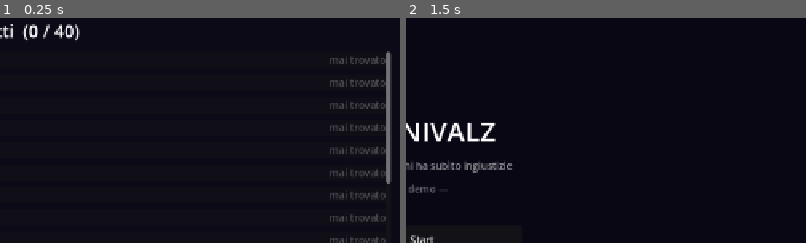
Above: before the commit, frames 1-2 (left to right).
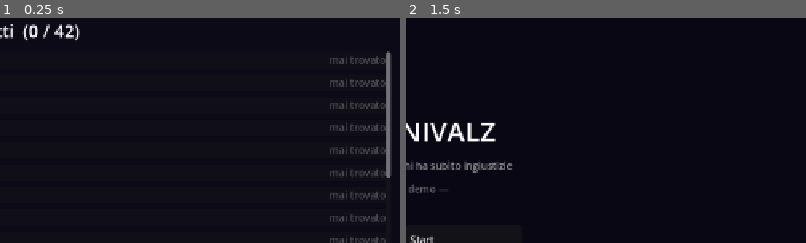
Above: after the commit, the same moments.

Repository: Rio-Chico-Devs/Carnivalz
Game: Godot game, scene res://scenes/Compendio.tscn
Same seed, same stepped clock (60 frames per second), same inputs: the game is played once before the commit and once after it. This scene is started directly instead of the project's main scene.
Inputs (mouse positions are % of the whole screen's width and height, from its top left):
- Up to frame 1 (0.25 s): no input
- Up to frame 2 (1.5 s): tap Enter at 0.5 s; move the mouse to (72, 45) at 0.52 s; click (72, 45) at 0.67 s; click "Torna al menu" at 1.25 s
The pictures show only the part of the screen within x 48-98%, y 5-55%; the shares and areas given below are measured in that part.

The runs differ from the first frame. In frame 1, 0.1% of the frame differs, in the area x 16-98%, y 3-74%; in frame 2, nothing differs.

Commit message:
Nuovo sistema di accessori equipaggiabili; finale alternativo per la manifestazione
- GameState: nuovo inventario "accessori" (equipaggiamento posseduto, non
  consumabile) + accessorio_equipaggiato (uno alla volta), persistiti nel
  salvataggio, azzerati a nuova partita come il resto dell'inventario.
  equipaggia_accessorio()/rimuovi_accessorio()/consuma_accessorio_equipaggiato().
- Compendio.gd: bottone Equipaggia/Rimuovi sugli accessori posseduti
  (Collezione.aggiungi_scheda() accetta ora un controllo extra opzionale).
- Combattimento.gd: effetto_equipaggiato letto una volta in _ready().
  "scudo_primo_stato" (Pietra Quieta): respinge il primo stato subito nello
  scontro, immunizza da quello stato per il resto (resistenza_di() +
  immunita_temporanea per combattente), si consuma quando scatta.
  "resurrezione_dimezzata" (Ricordo del Passato): chi morirebbe torna in
  vita a meta' hp invece del KO, una volta per combattimento, poi si
  spezza.
- Tartaruga Innocente: risparmiarla lascia cadere la Pietra Quieta
  (risparmia() ora supporta un campo "oggetto").
- Manifestazione di un sogno: il suo gesto finale ("Chiamata di Morfeo")
  applica lo stato sonno con applica_stato() invece di uccidere
  direttamente. Senza protezione e' game over come prima. Con la Pietra
  Quieta equipaggiata, il primo tentativo viene respinto (l'accessorio si
  rompe), il secondo fallisce per l'immunita' residua, e lei si dissolve in
  un vortice di rabbia: vittoria alternativa che paga l'xp del boss della
  zona piu' un Ricordo del Passato garantito.

Diff:
--- a/data/oggetti.json
+++ b/data/oggetti.json
@@ -259,6 +259,20 @@
 			"effetto": {
 				"stress": -20
 			}
+		},
+		{
+			"id": "pietra_quieta",
+			"nome": "Pietra Quieta",
+			"tipo": "accessorio",
+			"descrizione": "Una pietra liscia e fredda, lasciata cadere da una tartaruga che hai scelto di risparmiare. Sembra assorbire la prima cosa brutta che ti capita, in ogni scontro.",
+			"effetto_equipaggiato": { "tipo": "scudo_primo_stato" }
+		},
+		{
+			"id": "ricordo_del_passato",
+			"nome": "Ricordo del Passato",
+			"tipo": "accessorio",
+			"descrizione": "Un oggetto che porta con sé il peso di qualcosa che non c'è più. Si spezza per riportarti in vita, una volta sola.",
+			"effetto_equipaggiato": { "tipo": "resurrezione_dimezzata" }
 		}
 	]
 }
--- a/data/personaggi.json
+++ b/data/personaggi.json
@@ -645,7 +645,8 @@
 			"risparmio": {
 				"legame": 10,
 				"stress": -15,
-				"testo": "Decidi di lasciarla andare. Non c'era nessuna ragione di combatterla."
+				"oggetto": "pietra_quieta",
+				"testo": "Decidi di lasciarla andare. Non c'era nessuna ragione di combatterla. Sul terreno, dove si trovava, resta una pietra liscia e fredda."
 			}
 		},
 		{
@@ -675,6 +676,11 @@
 				"testo_fatale_manifestazione": "La manifestazione ti ricorda una persona di un lontano passato...",
 				"testo_fatale_protagonista": "Sei... davvero tu? Pensavo di averti perso per sempre...",
 				"testo_fatale_bacio": "La manifestazione bacia la fronte del protagonista.",
+				"testo_scudo_rotto": "La pietra quieta, nella tua tasca, trema e si spacca in mille pezzi: il sonno che ti stava per travolgere si dissolve.",
+				"testo_morfeo_fallito": "Ci riprova, ma il sonno non riesce più a toccarti. Per la prima volta, sembra confusa.",
+				"testo_vortice_rabbia": "La manifestazione ti fissa, incredula. Poi la sua forma si sfalda, risucchiata in un vortice di rabbia che esplode e la disperde per sempre.",
+				"xp_vittoria_alternativa": 40,
+				"oggetto_vittoria_alternativa": "ricordo_del_passato",
 				"prima_fuga_fallisce": true,
 				"testo_fuga_fallita": "La creatura sembra triste... non vuole lasciarti."
 			},
--- a/scripts/Collezione.gd
+++ b/scripts/Collezione.gd
@@ -56,7 +56,7 @@
 
 # --- helper per le schede ---
 
-func aggiungi_scheda(titolo: String, sottotitolo: String, corpo: String, colore: Color, sbloccata: bool) -> void:
+func aggiungi_scheda(titolo: String, sottotitolo: String, corpo: String, colore: Color, sbloccata: bool, extra: Control = null) -> void:
 	var pannello := PanelContainer.new()
 	pannello.size_flags_horizontal = Control.SIZE_EXPAND_FILL
 	if not sbloccata:
@@ -82,6 +82,8 @@
 		etichetta_corpo.autowrap_mode = TextServer.AUTOWRAP_WORD_SMART
 		etichetta_corpo.modulate = Color(1, 1, 1, 0.82)
 		v.add_child(etichetta_corpo)
+	if extra != null:
+		v.add_child(extra)
 	lista.add_child(pannello)
 
 func colore_rarita(rarita: String) -> Color:
--- a/scripts/Combattimento.gd
+++ b/scripts/Combattimento.gd
@@ -65,6 +65,7 @@
 var incontro_paralisi_attiva := false
 var incontro_tentativi_fuga := 0
 var incontro_turni_inerti := 0
+var incontro_tentativi_morfeo := 0
 
 # dialogo_soglia_hp: un nemico puo' dichiarare un hp_soglia e un testo che
 # compare una sola volta, alla prima discesa sotto quella soglia.
@@ -74,6 +75,16 @@
 # certo alleato (es. una sua evocazione) ne aumenta l'attacco - il goblin
 # arrabbiato del tutorial diventa piu' pericoloso ogni goblin tipico che cade.
 var portatore_rabbia: Dictionary = {}
+
+# Accessorio equipaggiato (GameState.accessorio_equipaggiato): effetto
+# passivo attivo per l'intero combattimento, letto una volta in _ready().
+# "scudo_primo_stato": respinge il primo stato subito nello scontro e
+# immunizza da quello stato per il resto (Combattimento.applica_stato()).
+# "resurrezione_dimezzata": chi morirebbe torna in vita a meta' hp, una
+# sola volta per combattimento (Combattimento._su_ko()).
+var effetto_accessorio: Dictionary = {}
+var scudo_primo_stato_pronto := false
+var resurrezione_pronta := false
 
 # Il primo nemico (il boss, o il primo di un gruppo comune) resta sempre al
 # centro del campo; chi si aggiunge dopo (altri della stessa imboscata, o
@@ -82,6 +93,10 @@
 var prossimo_lato_nemico := "destra"
 
 func _ready() -> void:
+	if GameState.accessorio_equipaggiato != "":
+		effetto_accessorio = GameState.dati_oggetto(GameState.accessorio_equipaggiato).get("effetto_equipaggiato", {})
+		scudo_primo_stato_pronto = effetto_accessorio.get("tipo", "") == "scudo_primo_stato"
+		resurrezione_pronta = effetto_accessorio.get("tipo", "") == "resurrezione_dimezzata"
 	for id_classe in GameState.party:
 		aggiungi_combattente(id_classe, true)
 	for id_nemico in GameState.nemici_combattimento:
@@ -203,6 +218,7 @@
 		"giocatore": giocatore,
 		"stati": [],
 		"stati_attivi": {},
+		"immunita_temporanea": [],
 		"buffs": [],
 		"volte_studiato": 0,
 		"combustione": combustione,
@@ -494,6 +510,10 @@
 		for alleato in vivi(true):
 			alleato.stress = clampi(alleato.stress + int(dati_risparmio.stress), 0, 100)
 			aggiorna_scheda(alleato)
+	if dati_risparmio.has("oggetto"):
+		var id_oggetto := String(dati_risparmio.oggetto)
+		if GameState.aggiungi_oggetto(id_oggetto):
+			scrivi("[b]Ottieni:[/b] %s." % String(GameState.dati_oggetto(id_oggetto).get("nome", id_oggetto)))
 	bersaglio.risparmiato = true
 	bersaglio.hp = 0
 	aggiorna_scheda(bersaglio)
@@ -587,15 +607,46 @@
 	esegui_scena_fatale(dati_incontro)
 
 func esegui_scena_fatale(dati_incontro: Dictionary) -> void:
-	# l'incontro si e' trascinato troppo senza fuggire: lei chiude la scena
-	# con un gesto affettuoso, e letale
+	# "Chiamata di Morfeo": il suo gesto finale, letale, a meno che qualcosa
+	# non ti protegga dal sonno che porta con se' (es. la Pietra Quieta)
+	incontro_tentativi_morfeo += 1
 	scrivi("[i]%s[/i]" % String(dati_incontro.get("testo_fatale_manifestazione", "")))
 	var protagonisti_vivi := vivi(true)
-	var nome_protagonista: String = String(protagonisti_vivi[0].nome) if not protagonisti_vivi.is_empty() \
-			else String(GameState.personaggi.get(GameState.id_protagonista, {}).get("nome", "Anonimo"))
-	scrivi("%s: \"%s\"" % [nome_protagonista, String(dati_incontro.get("testo_fatale_protagonista", ""))])
-	scrivi("[i]%s[/i]" % String(dati_incontro.get("testo_fatale_bacio", "")))
-	sconfitta_scriptata()
+	if protagonisti_vivi.is_empty():
+		return
+	var bersaglio: Dictionary = protagonisti_vivi[0]
+	var nome_protagonista: String = String(bersaglio.nome)
+	var scudo_prima := scudo_primo_stato_pronto
+	applica_stato(bersaglio, "sonno")
+	if ha_stato_attivo(bersaglio, "sonno"):
+		# lo stato ha attecchito per davvero: game over, come sempre
+		scrivi("%s: \"%s\"" % [nome_protagonista, String(dati_incontro.get("testo_fatale_protagonista", ""))])
+		scrivi("[i]%s[/i]" % String(dati_incontro.get("testo_fatale_bacio", "")))
+		sconfitta_scriptata()
+		return
+	# respinto: o lo scudo l'ha appena consumato adesso, o l'immunita' era
+	# gia' attiva da un tentativo precedente
+	if scudo_prima and not scudo_primo_stato_pronto:
+		scrivi("[i]%s[/i]" % String(dati_incontro.get("testo_scudo_rotto", "")))
+	if incontro_tentativi_morfeo >= 2:
+		esegui_vortice_di_rabbia(dati_incontro)
+	else:
+		scrivi("[i]%s[/i]" % String(dati_incontro.get("testo_morfeo_fallito", "")))
+
+func esegui_vortice_di_rabbia(dati_incontro: Dictionary) -> void:
+	# secondo tentativo respinto: si dissolve in un vortice di rabbia - una
+	# vittoria alternativa, mai raggiunta a forza di colpi
+	scrivi("[b]%s[/b]" % String(dati_incontro.get("testo_vortice_rabbia", "")))
+	var bersaglio := primo_nemico()
+	if bersaglio.is_empty():
+		return
+	bersaglio.xp = int(dati_incontro.get("xp_vittoria_alternativa", bersaglio.xp))
+	bersaglio.hp = 0
+	aggiorna_scheda(bersaglio)
+	var oggetto_premio := String(dati_incontro.get("oggetto_vittoria_alternativa", ""))
+	if oggetto_premio != "":
+		GameState.aggiungi_oggetto(oggetto_premio)
+	_su_ko(bersaglio)
 
 func sconfitta_scriptata() -> void:
 	# il party viene azzerato sul colpo: usato dagli epiloghi letali degli
@@ -850,6 +901,8 @@
 # per stress) ne capovolge l'effetto. Assente = "normale".
 
 func resistenza_di(combattente: Dictionary, chiave: String) -> String:
+	if chiave in combattente.get("immunita_temporanea", []):
+		return "immune"  # respinto in questo stesso combattimento (es. scudo_primo_stato)
 	var dati: Dictionary = GameState.personaggi.get(combattente.id, {})
 	return String(dati.get("resistenze", {}).get(chiave, "normale"))
 
@@ -859,6 +912,17 @@
 func applica_stato(bersaglio: Dictionary, id_stato: String, valore := 1) -> void:
 	var resistenza := resistenza_di(bersaglio, id_stato)
 	if resistenza == "immune":
+		return
+	if bersaglio.giocatore and scudo_primo_stato_pronto:
+		# l'accessorio equipaggiato respinge il primo stato subito in questo
+		# combattimento, e immunizza da quello stesso stato per il resto dello
+		# scontro; si consuma qui, una volta sola
+		scudo_primo_stato_pronto = false
+		bersaglio.immunita_temporanea.append(id_stato)
+		var nome_accessorio := String(GameState.dati_oggetto(GameState.accessorio_equipaggiato).get("nome", "Il tuo accessorio"))
+		var nome_stato := String(GameState.stati.get(id_stato, {}).get("nome", id_stato))
+		scrivi("[b]%s si spezza, respingendo %s: sarai immune per il resto dello scontro.[/b]" % [nome_accessorio, nome_stato])
+		GameState.consuma_accessorio_equipaggiato()
 		return
 	var amplificato := resistenza == "ipersensibile"
 	var info_stato: Dictionary = GameState.stati.get(id_stato, {})
@@ -1128,6 +1192,16 @@
 		_su_ko(bersaglio)
 
 func _su_ko(caduto: Dictionary) -> void:
+	if caduto.giocatore and resurrezione_pronta and caduto.hp <= 0:
+		# l'accessorio equipaggiato si spezza al posto tuo: si torna in vita
+		# a meta' hp, una volta sola per combattimento, invece del KO
+		resurrezione_pronta = false
+		caduto.hp = maxi(int(ceil(float(caduto.hp_max) / 2.0)), 1)
+		aggiorna_scheda(caduto)
+		var nome_accessorio := String(GameState.dati_oggetto(GameState.accessorio_equipaggiato).get("nome", "Il tuo accessorio"))
+		scrivi("[b]%s si spezza: %s torna in piedi con metà dei suoi punti vita.[/b]" % [nome_accessorio, caduto.nome])
+		GameState.consuma_accessorio_equipaggiato()
+		return
 	if caduto.get("oggetto_scena", false):
 		scrivi("[i]%s vengono distrutte.[/i]" % caduto.nome)
 		if not portatore_frenesia.is_empty() \
--- a/scripts/Compendio.gd
+++ b/scripts/Compendio.gd
@@ -2,6 +2,9 @@
 
 # Compendio degli oggetti: una voce per ogni oggetto definito. La voce si
 # svela quando lo si ottiene almeno una volta (GameState.oggetti_catalogo).
+# Gli accessori posseduti (GameState.accessori) mostrano anche un bottone
+# per equipaggiarli: un solo accessorio alla volta, effetto passivo attivo
+# per l'intero prossimo combattimento.
 
 func titolo_schermata() -> String:
 	return "Oggetti  (%d / %d)" % [GameState.oggetti_catalogo.size(), GameState.oggetti.size()]
@@ -11,14 +14,32 @@
 		var dati: Dictionary = GameState.oggetti[id_oggetto]
 		if id_oggetto in GameState.oggetti_catalogo:
 			var tipo: String = dati.get("tipo", "consumabile")
+			var extra: Control = null
+			if tipo == "accessorio" and id_oggetto in GameState.accessori:
+				extra = _bottone_equip(id_oggetto)
 			aggiungi_scheda(dati.get("nome", id_oggetto), tipo,
-					dati.get("descrizione", ""), colore_tipo(tipo), true)
+					dati.get("descrizione", ""), colore_tipo(tipo), true, extra)
 		else:
 			aggiungi_scheda("??? ", "mai trovato", "", Color(0.6, 0.6, 0.6), false)
+
+func _bottone_equip(id_oggetto: String) -> Button:
+	var equipaggiato := GameState.accessorio_equipaggiato == id_oggetto
+	var bottone := Button.new()
+	bottone.text = "Equipaggiato — tocca per togliere" if equipaggiato else "Equipaggia"
+	bottone.pressed.connect(func() -> void:
+		if equipaggiato:
+			GameState.rimuovi_accessorio()
+		else:
+			GameState.equipaggia_accessorio(id_oggetto)
+		for figlio in lista.get_children():
+			figlio.queue_free()
+		popola())
+	return bottone
 
 func colore_tipo(tipo: String) -> Color:
 	match tipo:
 		"consumabile": return Color(0.6, 0.85, 0.6)
 		"chiave": return Color(1.0, 0.8, 0.4)
 		"collezionabile": return Color(0.6, 0.75, 1.0)
+		"accessorio": return Color(0.85, 0.65, 1.0)
 		_: return Color(0.8, 0.8, 0.8)
--- a/scripts/GameState.gd
+++ b/scripts/GameState.gd
@@ -54,6 +54,8 @@
 var sacca: Array[String] = []             # consumabili, max regole.sacca_massima
 var collezionabili: Array[String] = []
 var chiavi: Array[String] = []
+var accessori: Array[String] = []         # equipaggiamento posseduto (unico per id, non consumabile)
+var accessorio_equipaggiato: String = ""  # al massimo uno alla volta, vuoto = nessuno
 var carte: Array[String] = []             # carte dei nemici (album): id carta ottenute
 var tazo: int = 0
 var fonti_estinte: int = 0
@@ -234,6 +236,8 @@
 	sacca.clear()
 	collezionabili.clear()
 	chiavi.clear()
+	accessori.clear()
+	accessorio_equipaggiato = ""
 	# carte, bestiario e oggetti_catalogo sono collezioni meta: non si azzerano
 	tazo = int(regole.get("tazo_iniziale", 30))
 	fonti_estinte = 0
@@ -294,11 +298,31 @@
 		"chiave":
 			if id_oggetto not in chiavi:
 				chiavi.append(id_oggetto)
+		"accessorio":
+			if id_oggetto not in accessori:
+				accessori.append(id_oggetto)
 		_:
 			if sacca.size() >= int(regole.get("sacca_massima", 20)):
 				return false  # sacca piena
 			sacca.append(id_oggetto)
 	return true
+
+# --- equipaggiamento: un solo accessorio alla volta, effetto passivo in
+# combattimento (Combattimento._ready() legge accessorio_equipaggiato) ---
+
+func equipaggia_accessorio(id_oggetto: String) -> void:
+	if id_oggetto in accessori:
+		accessorio_equipaggiato = id_oggetto
+
+func rimuovi_accessorio() -> void:
+	accessorio_equipaggiato = ""
+
+func consuma_accessorio_equipaggiato() -> void:
+	# l'oggetto si rompe/si consuma usando il suo effetto: sparisce del tutto
+	if accessorio_equipaggiato == "":
+		return
+	accessori.erase(accessorio_equipaggiato)
+	accessorio_equipaggiato = ""
 
 # --- collezioni (album carte, bestiario, compendio oggetti) ---
 
@@ -319,7 +343,7 @@
 
 func possiede_oggetto(id_oggetto: String) -> bool:
 	return id_oggetto in sacca or id_oggetto in chiavi \
-			or id_oggetto in collezionabili or id_oggetto in carte
+			or id_oggetto in collezionabili or id_oggetto in carte or id_oggetto in accessori
 
 func compra(id_oggetto: String, prezzo: int) -> bool:
 	if tazo < prezzo:
@@ -507,6 +531,8 @@
 		"sacca": sacca,
 		"collezionabili": collezionabili,
 		"chiavi": chiavi,
+		"accessori": accessori,
+		"accessorio_equipaggiato": accessorio_equipaggiato,
 		"carte": carte,
 		"oggetti_catalogo": oggetti_catalogo,
 		"bestiario": bestiario,
@@ -540,6 +566,8 @@
 	sacca = _lista_str(d.get("sacca", []))
 	collezionabili = _lista_str(d.get("collezionabili", []))
 	chiavi = _lista_str(d.get("chiavi", []))
+	accessori = _lista_str(d.get("accessori", []))
+	accessorio_equipaggiato = String(d.get("accessorio_equipaggiato", ""))
 	carte = _lista_str(d.get("carte", []))
 	oggetti_catalogo = _lista_str(d.get("oggetti_catalogo", []))
 	bestiario = _lista_str(d.get("bestiario", []))
Not shown, changed: README.md
